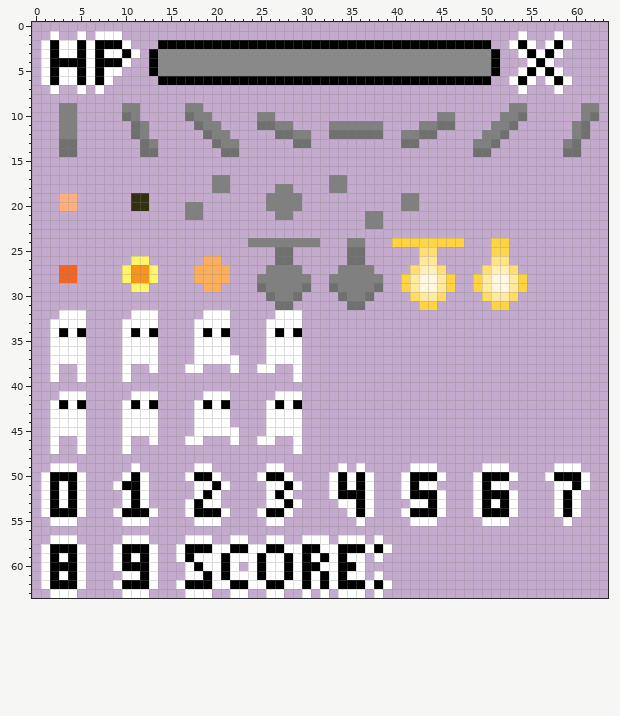
File history of a pixel-art sprite, out/res/misc.png. The picture above is the old version.
The file is 64x64 pixels. Colours within 5 levels of each other are drawn and written as one.
The same view after the edit:
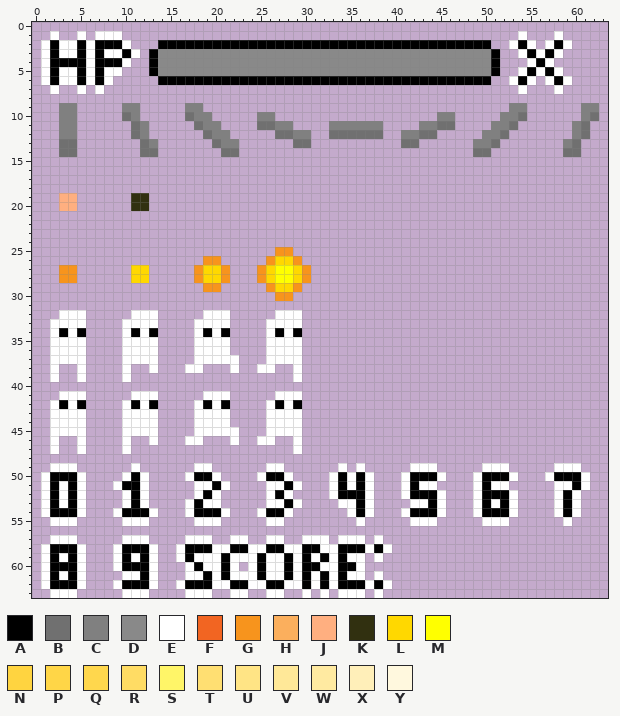
Palette (. is transparent): A #000000  B #707070  C #808080  D #898989  E #ffffff  F #f26522  G #f7941d  H #fbaf5d  J #ffaf80  K #313010  L #ffd800  M #ffff00  N #ffd440  P #ffd647  Q #ffd74d  R #ffdc64  S #fff568  T #ffdf72  U #ffe485  V #ffe898  W #ffeaa1  X #ffefb9  Y #fff8de
Diff:
Changed rows in their new state; - is an unchanged pixel.
first column x 3:
17 -----------------..-----------..--------------------
18 -----------------..-----..----..--------------------
19 -----------------------....-----------..------------
20 --------------..-------....-----------..------------
21 --------------..--------..--------..----------------
22 ----------------------------------..----------------
24 ---------------------........---..---........---..--
25 ------------------------GG------..------..------..--
26 --------..------GG-----GLLG-----..------..------..--
27 GG-----.LL.----GLLG---GLMMLG---....----....----....-
28 GG-----.LL.----GLLG---GLMMLG--......--......--......
29 --------..------GG----.GLLG.--......--......--......
30 -----------------------.GG.----....----....----....-
31 ------------------------..------..------..------..--
Boxes around the changes in both pictures, in picture pixels (x1, y1, x2, y2):
changed: (122, 175, 527, 310)
changed: (59, 265, 77, 283)
